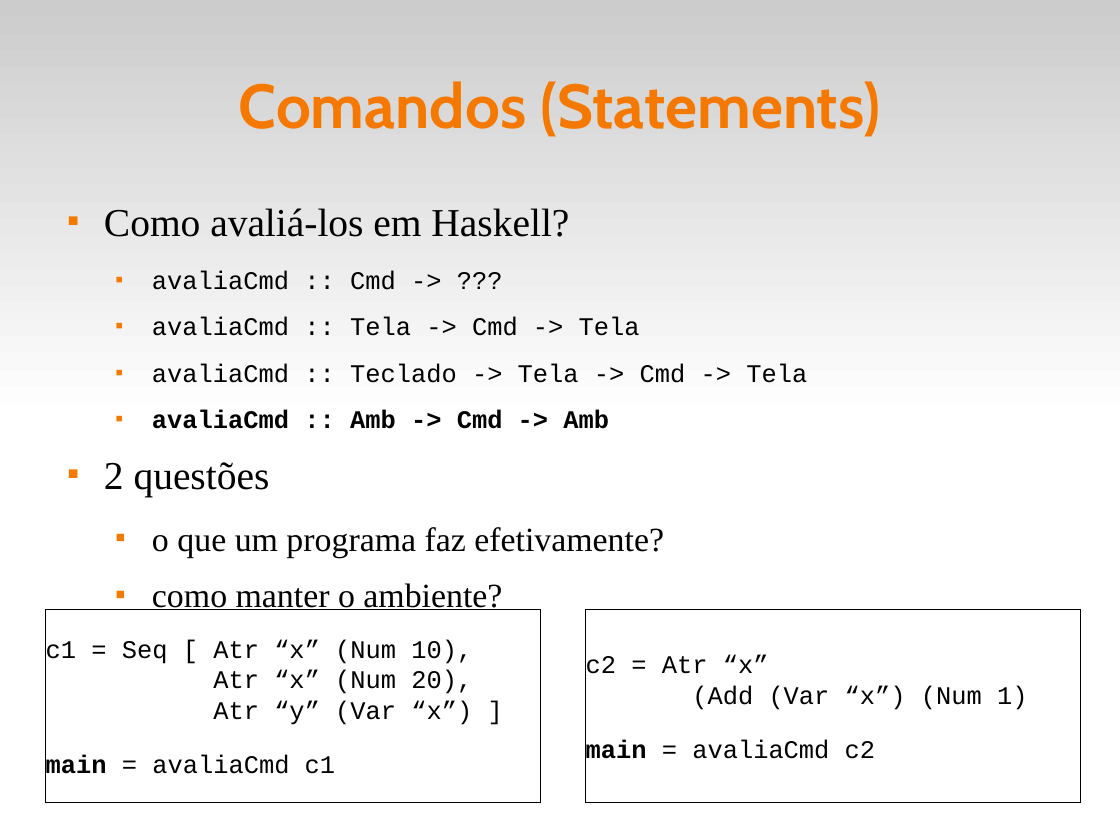
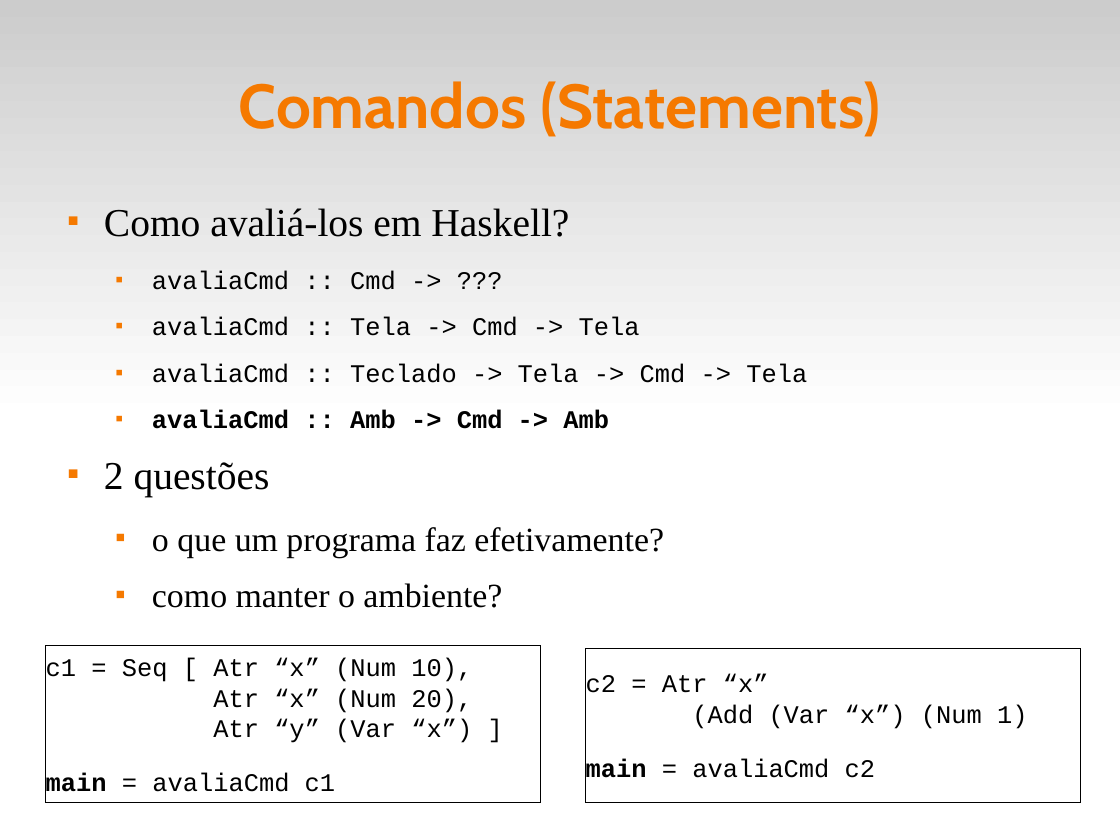
Before and after one commit to fsantanna-uerj/EDL, a slide deck: slide 7 of slides/edl-11-lang.odp. Drawn at 1120x840 pixels with LibreOffice and Linux fonts; fonts in the diff are those of the drawing. Boxes give left, top, right and bottom in pixels: in the first picture for what was removed or moved away, otherwise in the second. Text is boxed around its words. In the diff, an @@ line names an element or a change of style, - is before the commit and + after.

```diff
--- a/slides/edl-11-lang.odp
+++ b/slides/edl-11-lang.odp
@@ rectangle "c1 = Seq [ Atr ..." resized from (x1=46, y1=610, x2=541, y2=803) to (x1=46, y1=646, x2=541, y2=803) @@
@@ rectangle "c2 = Atr “x”" resized from (x1=585, y1=610, x2=1080, y2=803) to (x1=585, y1=648, x2=1080, y2=803) @@
```
Also in this commit, not shown: 2 slides added, 4 other files.
